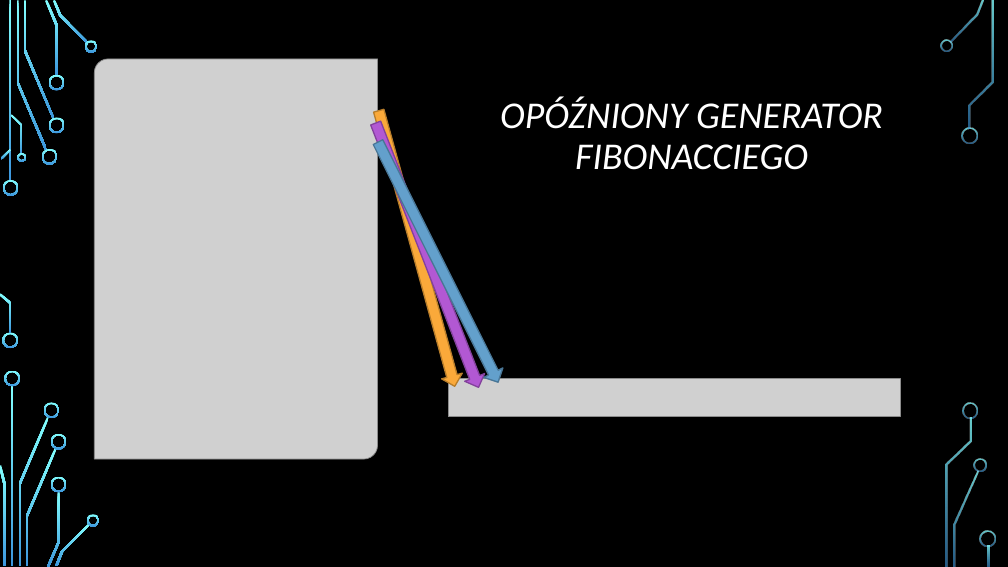
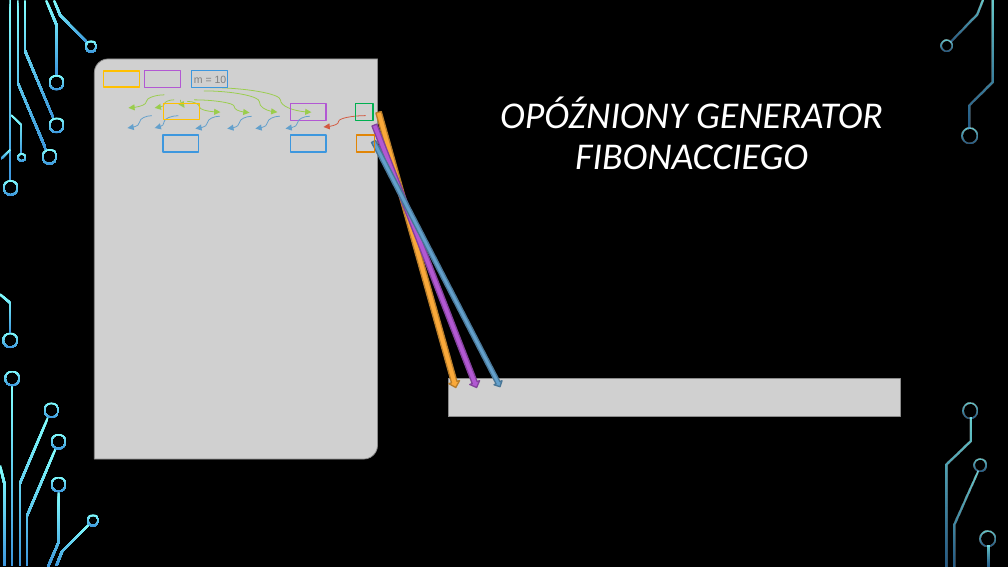
Before and after one commit to infoshareacademy/jdszw1-delta, a slide deck: slide 8 of Python_LFG/JDSZW1DE-19-Prezentacja.pptx. Drawn at 1008x567 pixels with LibreOffice and Linux fonts; fonts in the diff are those of the drawing; grey boxes stand for pictures; background and template pictures are left out. Boxes give left, top, right and bottom in pixels: in the first picture for what was removed or moved away, otherwise in the second. Text is boxed around its words. In the diff, an @@ line names an element or a change of style, - is before the commit and + after.

```diff
--- a/Python_LFG/JDSZW1DE-19-Prezentacja.pptx
+++ b/Python_LFG/JDSZW1DE-19-Prezentacja.pptx
@@ rectangle added at (104,71,139,87), outline #FFC000 1.25 pt @@
@@ rectangle added at (144,70,180,87), outline #B258D3 1.25 pt @@
@@ rectangle added at (191,70,227,87), outline #3D97DE 1.25 pt @@
@@ text added at (194,76,227,83), 10 pt, text #808080 @@
+m = 10
@@ curved arrow added from (210, 88) to (312, 112), #9ACD4C 0.75 pt @@
@@ curved arrow added from (152, 116) to (128, 128), #63A0CC 0.75 pt @@
@@ curved arrow added from (164, 95) to (129, 108), #9ACD4C 0.75 pt @@
@@ curved arrow added from (174, 100) to (155, 108), #9ACD4C 0.75 pt @@
@@ curved arrow added from (178, 116) to (155, 128), #63A0CC 0.75 pt @@
@@ rectangle added at (164,104,200,119), outline #FFC000 1.25 pt @@
@@ curved arrow added from (181, 100) to (185, 108), #9ACD4C 0.75 pt @@
@@ curved arrow added from (188, 101) to (221, 112), #9ACD4C 0.75 pt @@
@@ curved arrow added from (194, 100) to (250, 113), #9ACD4C 0.75 pt @@
@@ curved arrow added from (220, 116) to (195, 129), #63A0CC 0.75 pt @@
@@ curved arrow added from (204, 91) to (278, 112), #9ACD4C 0.75 pt @@
@@ curved arrow added from (252, 116) to (228, 129), #63A0CC 0.75 pt @@
@@ curved arrow added from (280, 116) to (256, 129), #63A0CC 0.75 pt @@
@@ curved arrow added from (310, 116) to (286, 129), #63A0CC 0.75 pt @@
@@ rectangle added at (290,104,326,120), outline #B258D3 1.25 pt @@
@@ curved arrow added from (366, 116) to (324, 127), #D35940 0.75 pt @@
@@ rectangle added at (355,104,373,120), outline #00B050 1.25 pt @@
@@ right arrow: place and size @@
-right arrow at (369,108,465,389)
+right arrow at (373,111,462,389)
@@ rectangle added at (163,135,198,152), outline #3D97DE 1.25 pt @@
@@ rectangle added at (290,135,326,152), outline #3D97DE 1.25 pt @@
@@ rectangle added at (357,135,374,152), outline #E18506 1.25 pt @@
@@ right arrow: place and size @@
-right arrow at (369,138,508,387)
+right arrow at (369,139,504,389)
@@ right arrow: place and size @@
-right arrow at (366,119,488,391)
+right arrow at (370,123,482,390)
```
Also in this commit, not shown: 2 other slides changed.
